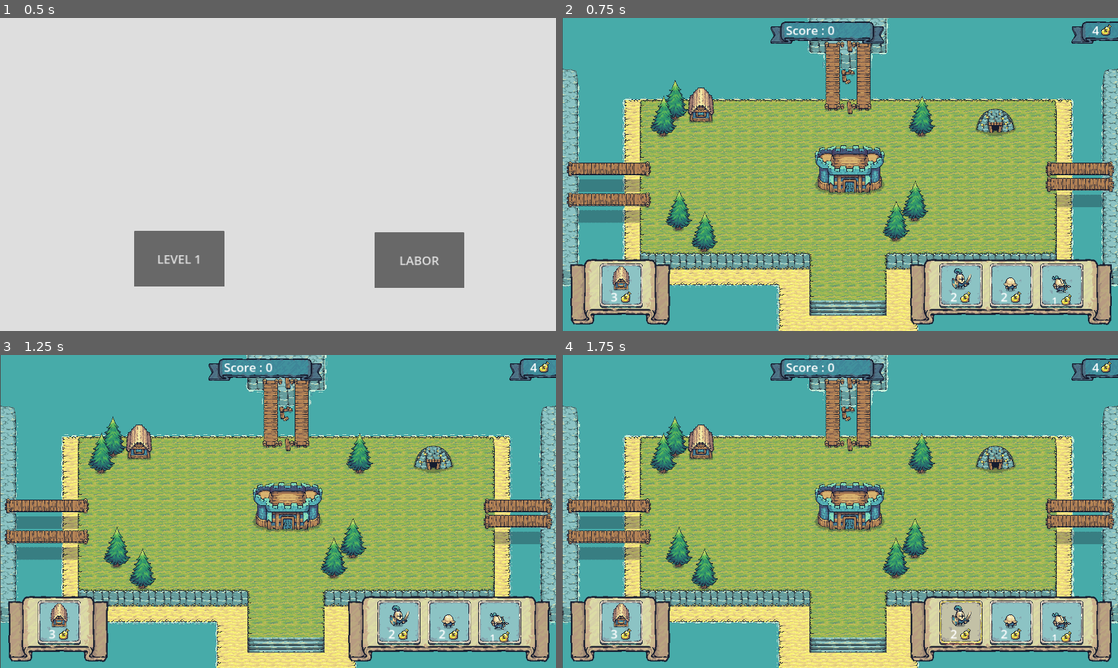
Above: before the commit, frames 1-4 (two rows, left to right).
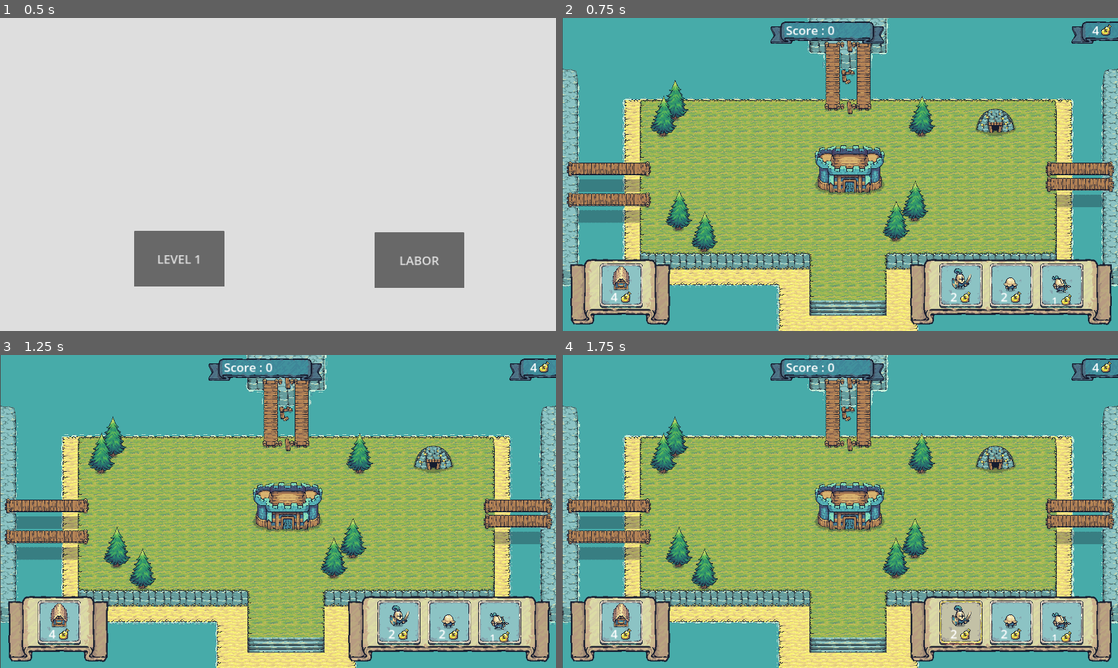
Above: after the commit, the same moments.

Repository: fghwer/Tinyswords
Game: Godot game, scene res://GUI/start.tscn
Two runs of this game, one before a commit and one after it. Both use one fixed random seed, a clock stepped at 60 frames per second and the inputs below.
Inputs (mouse positions are in pixels of both pictures, inside the frame that each line leads up to):
- Up to frame 1 (0.5 s): no input
- Up to frame 2 (0.75 s): click "LEVEL 1" at 0.5 s
- Up to frame 3 (1.25 s): no input
- Up to frame 4 (1.75 s): click (962, 624) at 1.25 s

Frame 1 is identical in both runs. In frame 2, 0.5% of the frame differs, in the area x 8-28%, y 22-91%; in frame 3, 0.5%; in frame 4, 0.5%.

Commit message:
fix house

Diff:
--- a/CollectionCharacters.gd
+++ b/CollectionCharacters.gd
@@ -20,7 +20,7 @@
 var cost_knight = 2
 var cost_worker = 2
 var cost_archer = 1
-var cost_house = 3
+var cost_house = 4
 
 # Called when the node enters the scene tree for the first time.
 func _ready():
@@ -43,9 +43,11 @@
 	#elif Input.is_action_just_pressed("spawn_archer"):
 	#	_on_spawn_archer_button_button_up()
 	if waiting_for_click and Input.is_action_just_pressed("click"):
+		if house_to_spawn:
+			print("waiting for click:", house_scene, house_to_spawn)
 		_spawn_knight_at_mouse_position()
 		_spawn_archer_at_mouse_position()
-		_on_spawn_house_button_2_pressed()
+		_spawn_house_at_mouse_position()
 
 
 	for _i in $TileMapCollection/AnimatedTerrain.get_children():
--- a/Game/Buildings/base_house.gd
+++ b/Game/Buildings/base_house.gd
@@ -8,7 +8,7 @@
 var life = maxlife
 var trigger_fire1 = false
 var trigger_fire2 = false
-
+var startpos = Vector2.ZERO
 var trigger_dead = false
 
 #var timer = Timer.new()
@@ -23,7 +23,7 @@
 
 # Called every frame. 'delta' is the elapsed time since the previous frame.
 func _process(_delta):
-	life -= 1
+	#life -= 1
 
 	if life < maxlife * 0.50 and not trigger_fire1:
 		$Fire1.visible = true
--- a/Game/Buildings/base_house.tscn
+++ b/Game/Buildings/base_house.tscn
@@ -205,12 +205,14 @@
 }]
 
 [node name="StaticBody2D" type="StaticBody2D"]
+y_sort_enabled = true
 position = Vector2(523, 314)
 collision_layer = 3
 collision_mask = 0
 script = ExtResource("1_glyc0")
 
 [node name="HouseSprite" type="AnimatedSprite2D" parent="."]
+y_sort_enabled = true
 position = Vector2(0, 70)
 sprite_frames = SubResource("SpriteFrames_kx35i")
 offset = Vector2(0, -70)
--- a/nav_goblin_testscene.tscn
+++ b/nav_goblin_testscene.tscn
@@ -466,9 +466,6 @@
 [node name="BaseCastle" parent="CollectionCharacters" instance=ExtResource("6_t6skt")]
 position = Vector2(1192, 611)
 
-[node name="BaseHouse" parent="CollectionCharacters" instance=ExtResource("8_0fg1f")]
-position = Vector2(576, 359)
-
 [node name="GoldMine" parent="CollectionCharacters" instance=ExtResource("8_0gjid")]
 position = Vector2(1796, 435)
 
